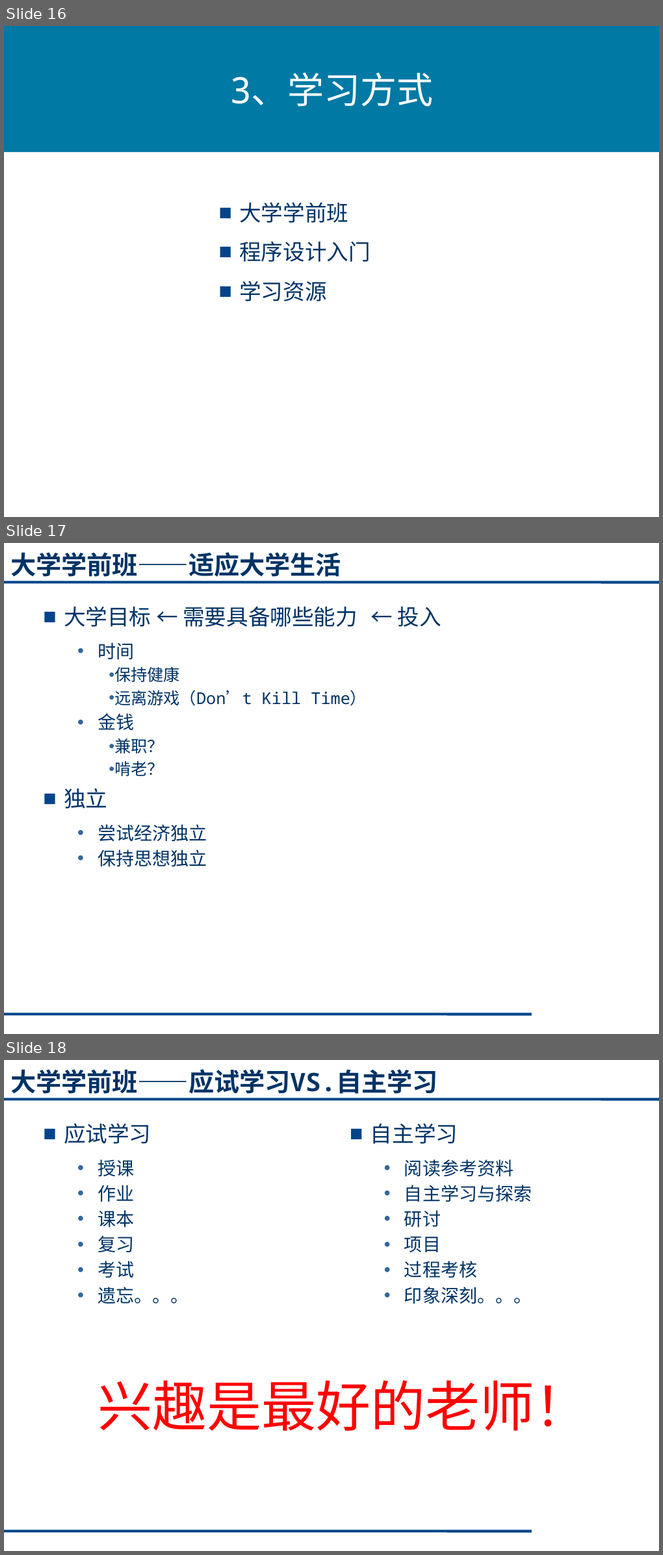
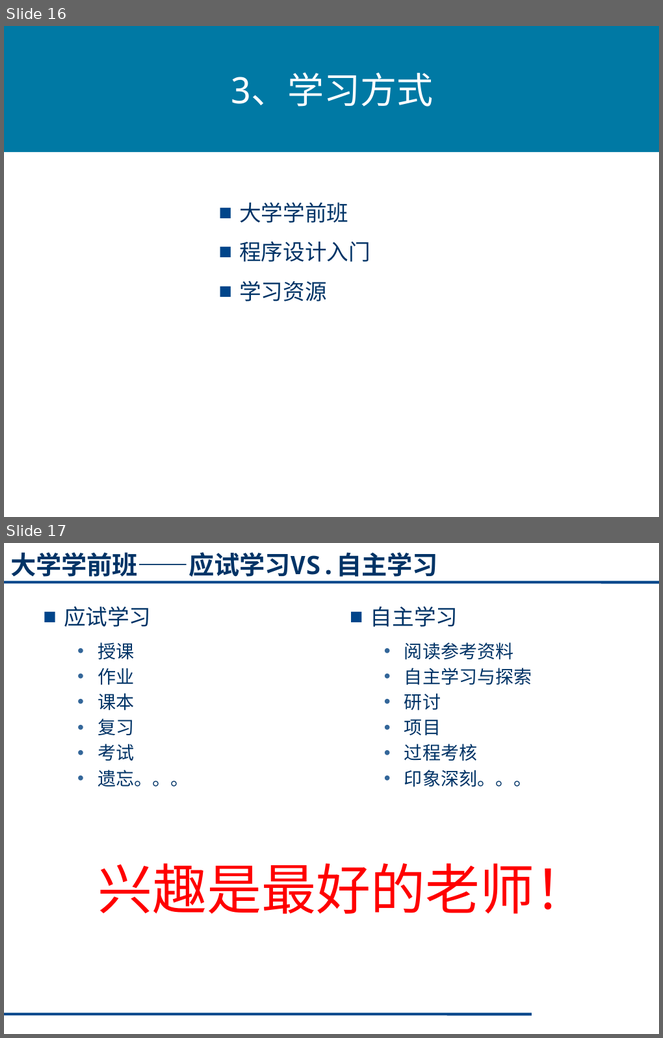
Before and after one commit to cugwhp/OOPCPP, a slide deck: 02.PPT/Ch1-绪论/C++1_1.pptx. Shown one above the other, each under a label of ours: slides 16, 17 and 18 before the commit, slides 16 and 17 after it. The pictures are 663x1555 and 663x1038 pixels, drawn with LibreOffice and Linux fonts; fonts in the diff are those of the drawing. Boxes give left, top, right and bottom in pixels: in the first picture for what was removed or moved away, otherwise in the second. Text is boxed around its words. In the diff, an @@ line names an element or a change of style, - is before the commit and + after.

```diff
--- a/02.PPT/Ch1-绪论/C++1_1.pptx
+++ b/02.PPT/Ch1-绪论/C++1_1.pptx
@@ slide 17 removed at box(4, 543, 659, 1034), background #FFFFFF; not listed: 2 template elements that a slide beside it also shows @@
@@ title removed at box(10, 552, 341, 581) @@
-大学学前班——适应大学生活
@@ text removed at box(64, 606, 441, 867) @@
-■ 大学目标 ← 需要具备哪些能力 ← 投入
-  • 时间
-    • 保持健康
-    • 远离游戏（Don’t Kill Time）
-  • 金钱
-    • 兼职？
-    • 啃老？
-■ 独立
-  • 尝试经济独立
-  • 保持思想独立
@@ what was slide 18 is now slide 17 @@
```
Also in this commit, not shown: 1 other file.
